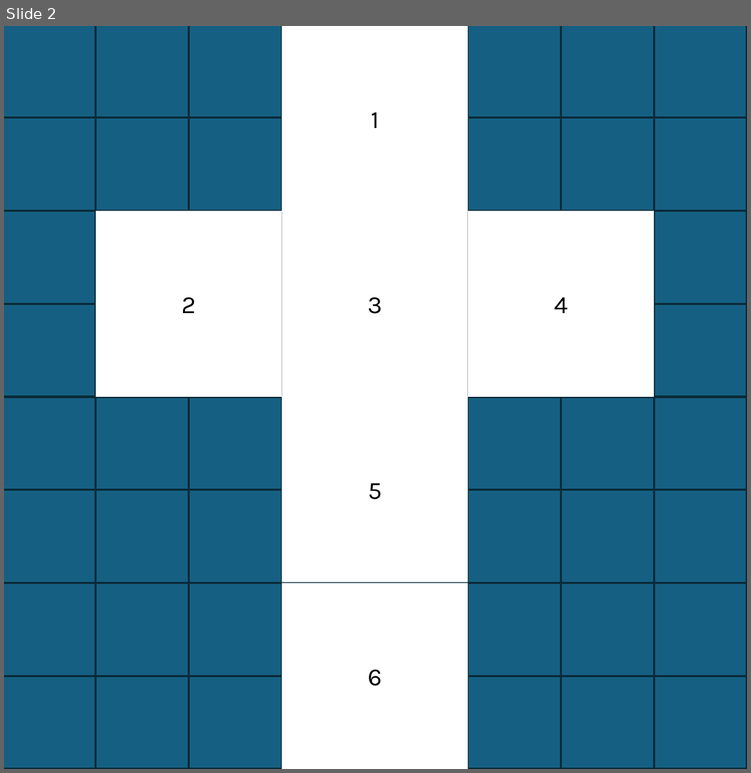
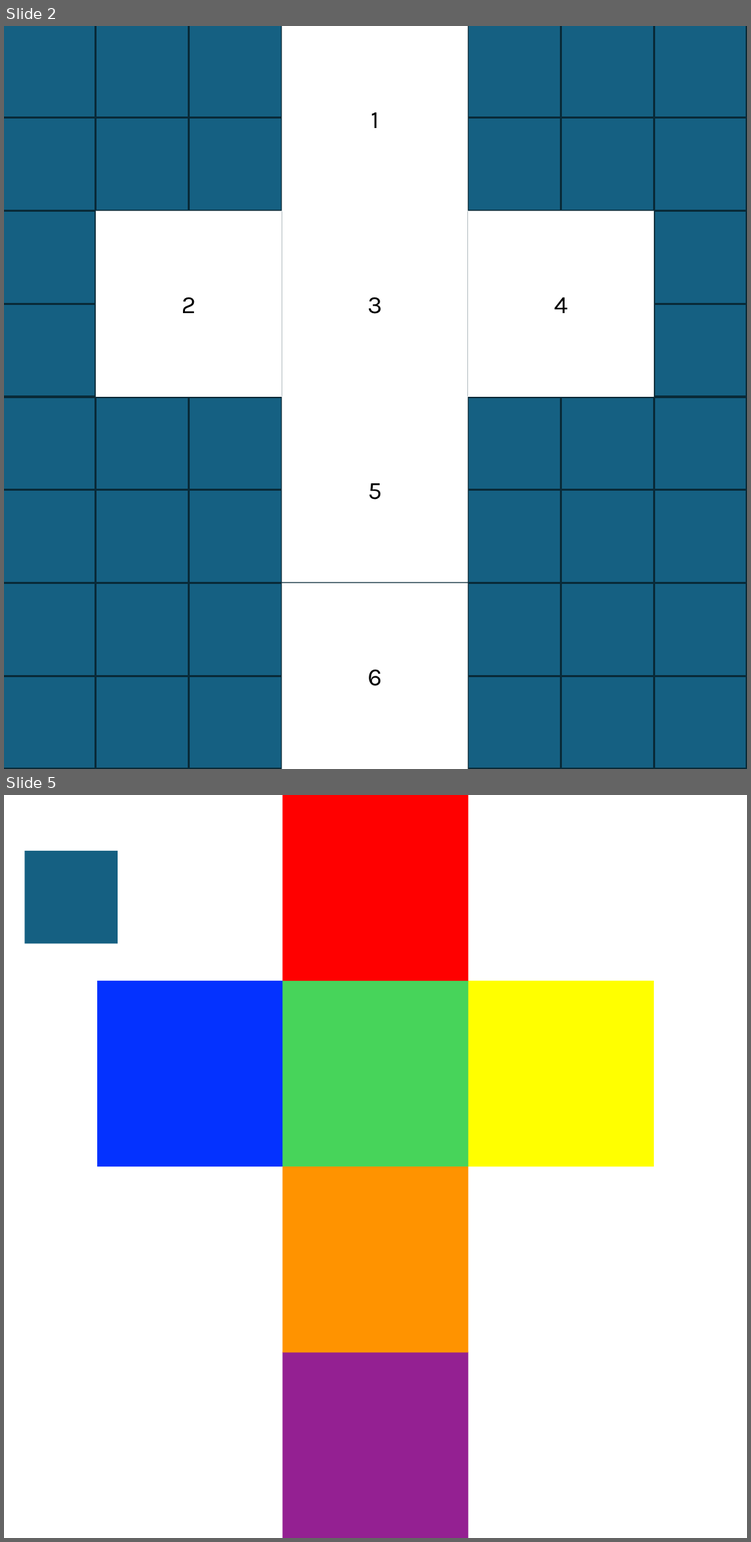
Before and after one commit to BeitIssieShapiro/IssieDice, a slide deck: design-resources/cube.pptx. Shown one above the other, each under a label of ours: slide 2 before the commit, slides 2 and 5 after it; the slides between them are not shown. The pictures are 751x773 and 751x1542 pixels, drawn with LibreOffice and Linux fonts; fonts in the diff are those of the drawing. Boxes give left, top, right and bottom in pixels: in the first picture for what was removed or moved away, otherwise in the second. Text is boxed around its words. In the diff, an @@ line names an element or a change of style, - is before the commit and + after.

```diff
--- a/design-resources/cube.pptx
+++ b/design-resources/cube.pptx
@@ slide 5 added at (4, 795, 747, 1538), background #FFFFFF @@
@@ rectangle added at (283, 795, 468, 981), fill #FF0000 @@
@@ rectangle added at (25, 851, 118, 944), fill #156082 @@
@@ rectangle added at (97, 981, 283, 1166), fill #0432FF @@
@@ rectangle added at (283, 981, 468, 1166), fill #47D45A @@
@@ rectangle added at (468, 981, 653, 1166), fill #FFFF00 @@
@@ rectangle added at (283, 1166, 468, 1351), fill #FF9300 @@
@@ rectangle added at (283, 1351, 468, 1536), fill #942092 @@
```
Also in this commit, not shown: 1 slide changed, 2 other slides added, 2 slides removed, 7 other files.
